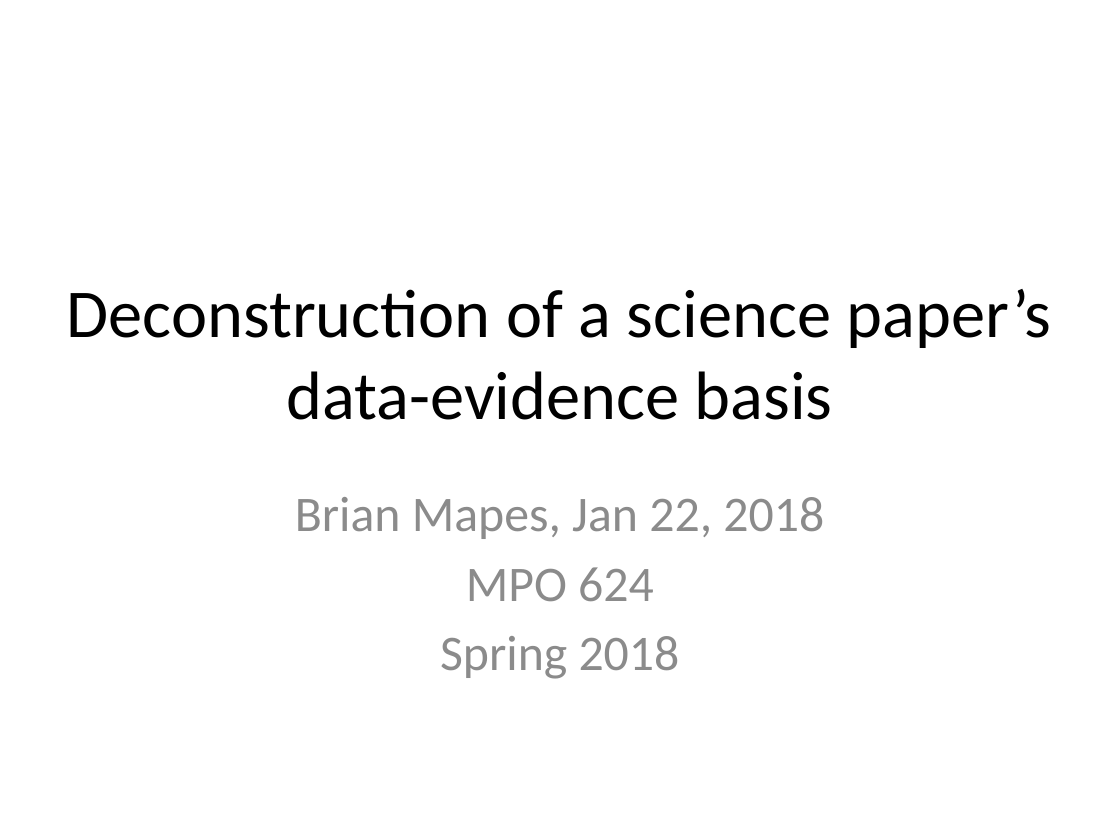
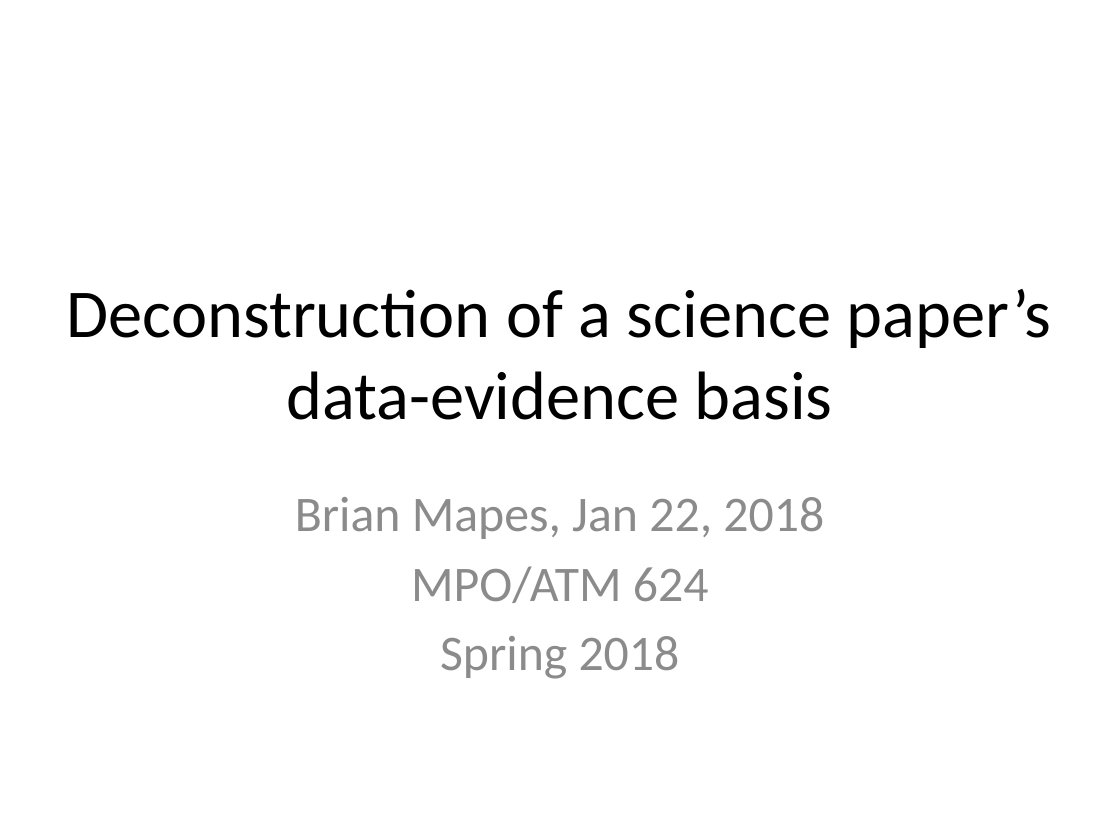
Before and after one commit to MPOcanes/MPO624-2018, a slide deck: slide 1 of assignments/deconstruct-figure-set/Deconstruction_of_sciencepaper_brianmapes.pptx. Drawn at 1120x840 pixels with LibreOffice and Linux fonts; fonts in the diff are those of the drawing. Boxes give left, top, right and bottom in pixels: in the first picture for what was removed or moved away, otherwise in the second. Text is boxed around its words. In the diff, an @@ line names an element or a change of style, - is before the commit and + after.

Commit message:
touch .ppt barely

```diff
--- a/assignments/deconstruct-figure-set/Deconstruction_of_sciencepaper_brianmapes.pptx
+++ b/assignments/deconstruct-figure-set/Deconstruction_of_sciencepaper_brianmapes.pptx
@@ subtitle at (x1=411, y1=566, x2=709, y2=603): text changed @@
-MPO 624
+MPO/ATM 624
```
